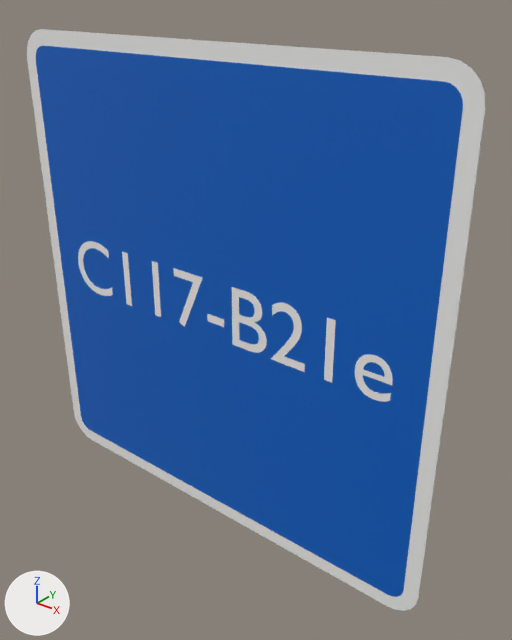
Before and after pictures for a commit that changed the glTF model panneaux/04_C_indication/C117-B21e.glb.
Before and after are seen from a 50 mm camera at (0.562, -0.61, 0.388) aimed at (0.049, 0.032, -0.01). Lighting does not change. The marker at lower left points along +X, +Y and +Z. The first picture is the older version. Where no turn or scale is listed for an object, it has been applied to the vertices. Vertices at exactly the same position are counted once.

Objects in the first picture: 'C117-B21e_cadre00', 'C117-B21e_fond01', 'C117-B21e_txt02' and 1 more.
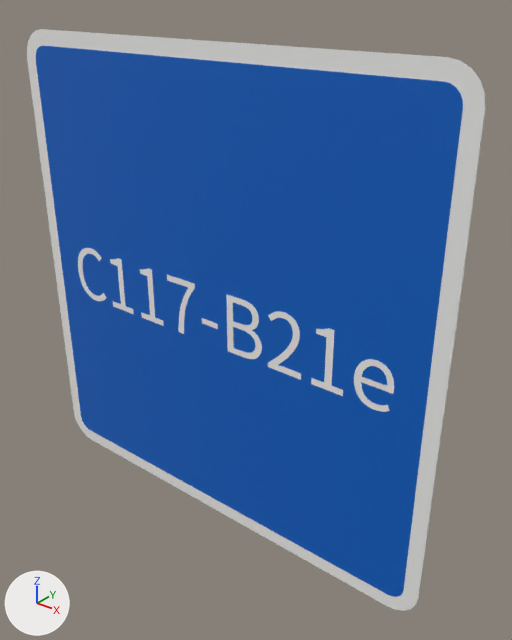
Location of each change, (x1, y1, x2, y2) in pixels of the pictures (512 x 640 px; the box of a moved part takes in the faces that stretch with it):
'C117-B21e_txt02', reshaped: before (78, 241, 393, 402); after (78, 248, 394, 412)
part 1 of me_t_507, added: after (202, 318, 218, 329)
part 2 of me_t_507, rebuilt (6% narrower): before (173, 268, 203, 327); after (167, 275, 195, 334)
part 3 of me_t_507, added: after (311, 328, 343, 396)
part 4 of me_t_507, added: after (140, 268, 164, 326)
part 5 of me_t_507, added: after (110, 258, 134, 314)
part 6 of me_t_507, deleted: before (207, 314, 224, 327)
part 7 of me_t_507, deleted: before (152, 261, 161, 317)
part 8 of me_t_507, deleted: before (122, 252, 132, 306)
part 9 of me_t_507, moved or reshaped: before (232, 287, 393, 402); after (226, 294, 394, 412)
part 10 of me_t_507, moved or reshaped: before (78, 241, 113, 296); after (78, 248, 106, 301)

The change, as a list of edits to the scene's bpy script:
```text
Change me_t_507:
    used by ob_c117_b21e_txt02; location = (0.0, -0.002, 0.0)
    remove me_t_507.from_pydata(...)  # 828 vertices, 1632 faces; spans x -0.263..0.264, y 0.0, z -0.036..0.046
    add me_t_507.from_pydata(...)  # 1006 vertices, 1988 faces; spans x -0.265..0.267, y 0.0, z -0.049..0.034
    me_t_507 part 1: a new loose piece, a box spanning x -0.0149..0.01304, y -0.0002..0.0002, z -0.02085..-0.01321, in mat_blanc_retro (white #f3f3f1)
    me_t_507 part 2: the loose piece of 12 vertices spanning x -0.062..-0.01, y 0.0, z -0.036..0.045 is rebuilt with 58 vertices and now spans x -0.075..-0.025, y 0.0, z -0.048..0.032
    me_t_507 part 3: a new loose piece of 44 vertices spanning x 0.16..0.204, y 0.0, z -0.048..0.032, in mat_blanc_retro (white #f3f3f1)
    me_t_507 part 4: a new loose piece of 44 vertices spanning x -0.131..-0.088, y 0.0, z -0.048..0.032, in mat_blanc_retro (white #f3f3f1)
    me_t_507 part 5: a new loose piece of 44 vertices spanning x -0.192..-0.148, y 0.0, z -0.048..0.032, in mat_blanc_retro (white #f3f3f1)
    me_t_507 part 6: the loose piece of 8 vertices spanning x -0.005..0.024, y 0.0, z -0.015..-0.004 is deleted
    me_t_507 part 7: the loose piece of 8 vertices spanning x -0.103..-0.091, y 0.0, z -0.035..0.045 is deleted
    me_t_507 part 8: the loose piece of 8 vertices spanning x -0.161..-0.15, y 0.0, z -0.035..0.045 is deleted
    me_t_507 part 9: 2 vertices moved within x 0.227, y 0.0, z -0.01; 578 vertices removed from x 0.037..0.264, y 0.0, z -0.036..0.046; 594 vertices added at x 0.029..0.267, y 0.0, z -0.049..0.034
    me_t_507 part 10: 192 vertices removed from x -0.263..-0.19, y 0.0, z -0.036..0.046; 192 vertices added at x -0.265..-0.206, y 0.0, z -0.049..0.034
```
